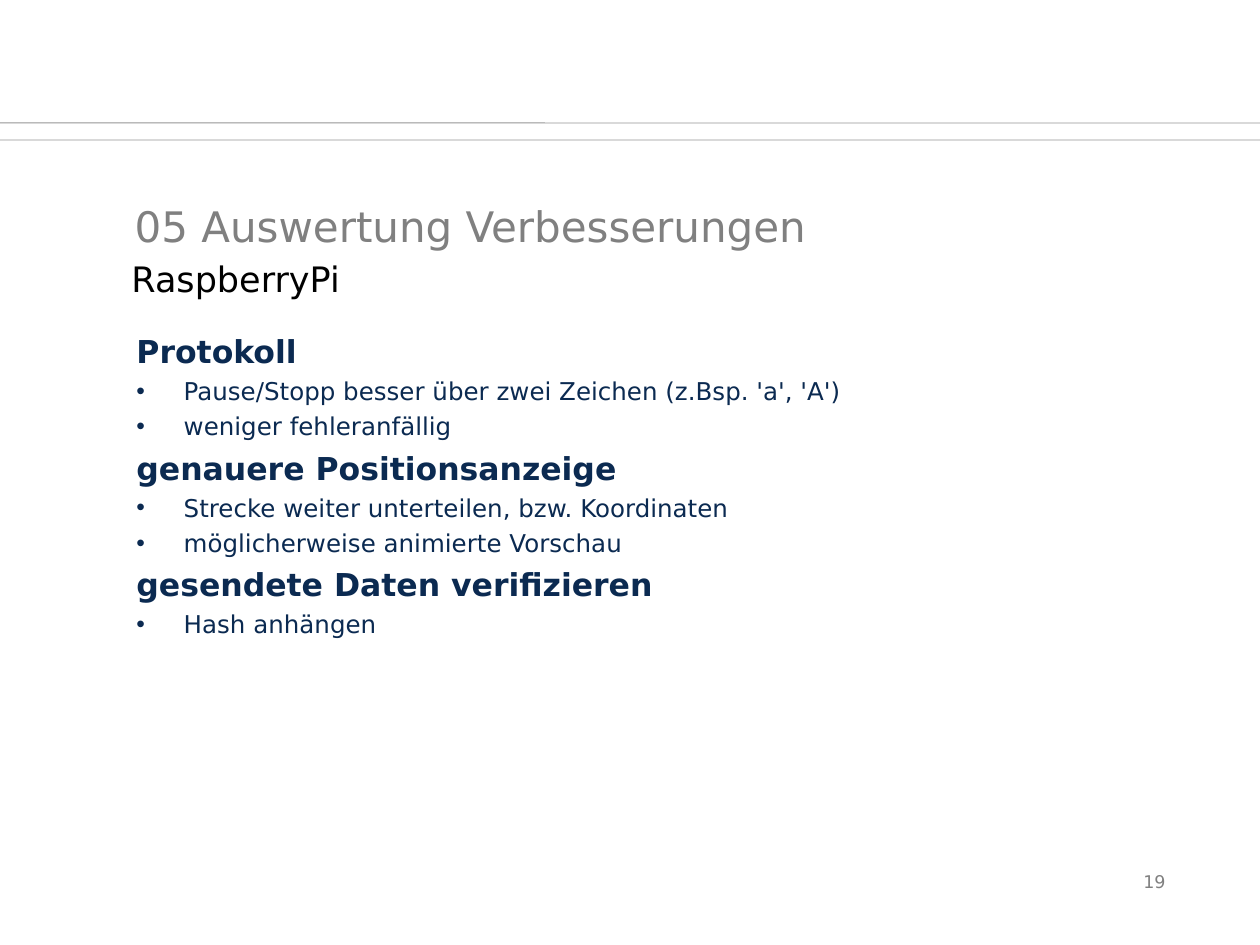
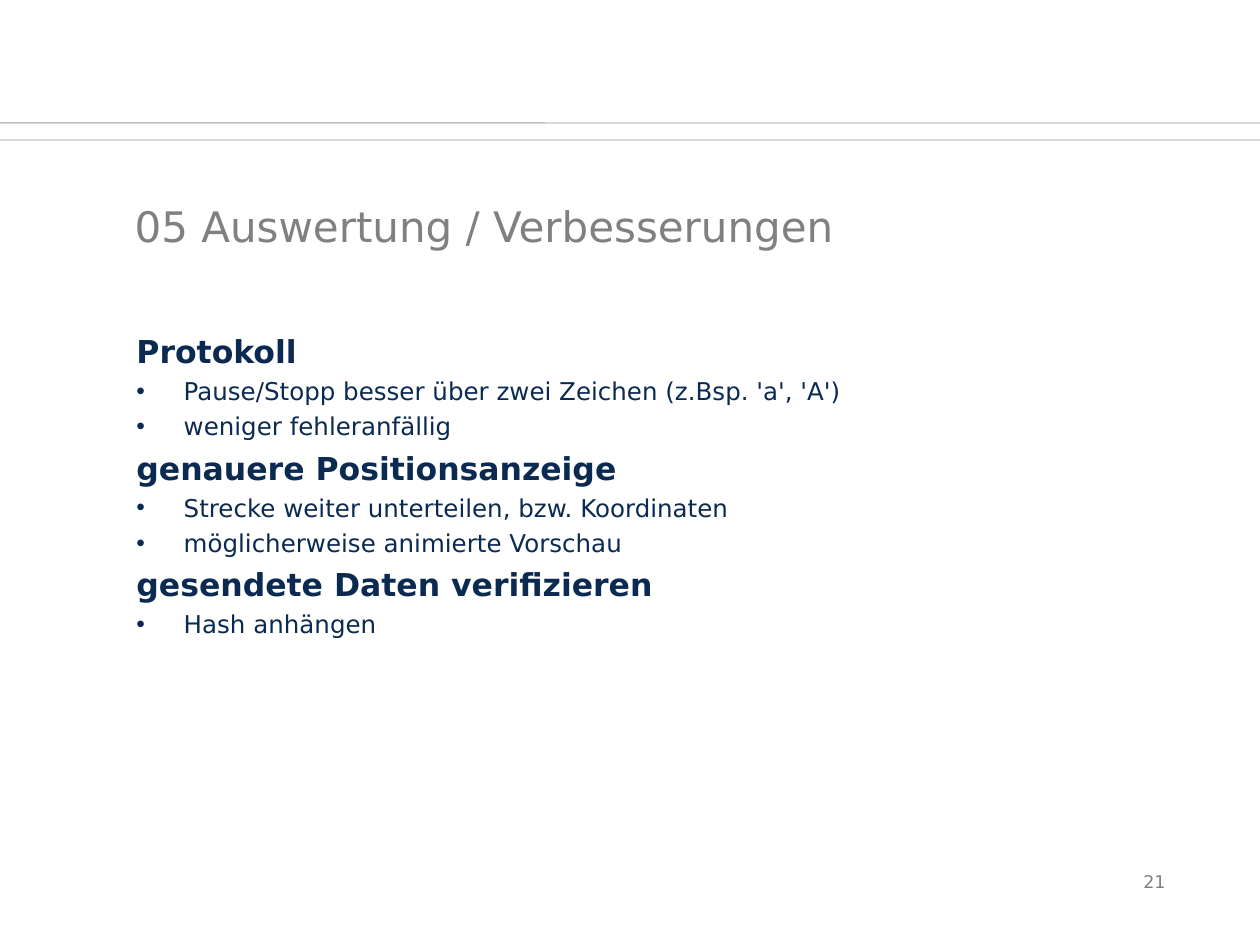
Before and after one commit to SaSteDD/ees_StegStef, a slide deck: slide 21 of präsi/btwf.odp (slide 19 before the commit). Drawn at 1260x945 pixels with LibreOffice and Linux fonts; fonts in the diff are those of the drawing; background and template pictures are left out. Boxes give left, top, right and bottom in pixels: in the first picture for what was removed or moved away, otherwise in the second. Text is boxed around its words. In the diff, an @@ line names an element or a change of style, - is before the commit and + after.

```diff
--- a/präsi/btwf.odp
+++ b/präsi/btwf.odp
@@ title at box(135, 210, 833, 251): text changed @@
-05 Auswertung Verbesserungen
+05 Auswertung / Verbesserungen
@@ text removed at box(131, 265, 339, 300) @@
-RaspberryPi
@@ page number at box(1143, 875, 1165, 888): text changed @@
-19
+21
```
Also in this commit, not shown: 10 other slides changed, 5 slides added, 2 slides removed, 11 other files.
